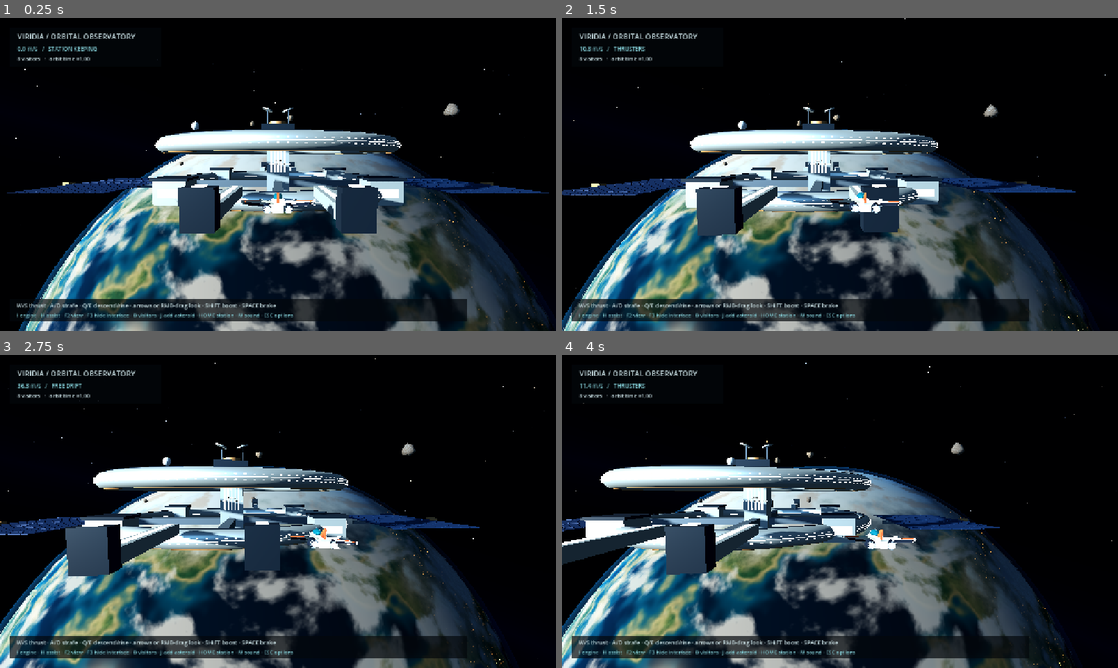
Above: before the commit, frames 1-4 (two rows, left to right).
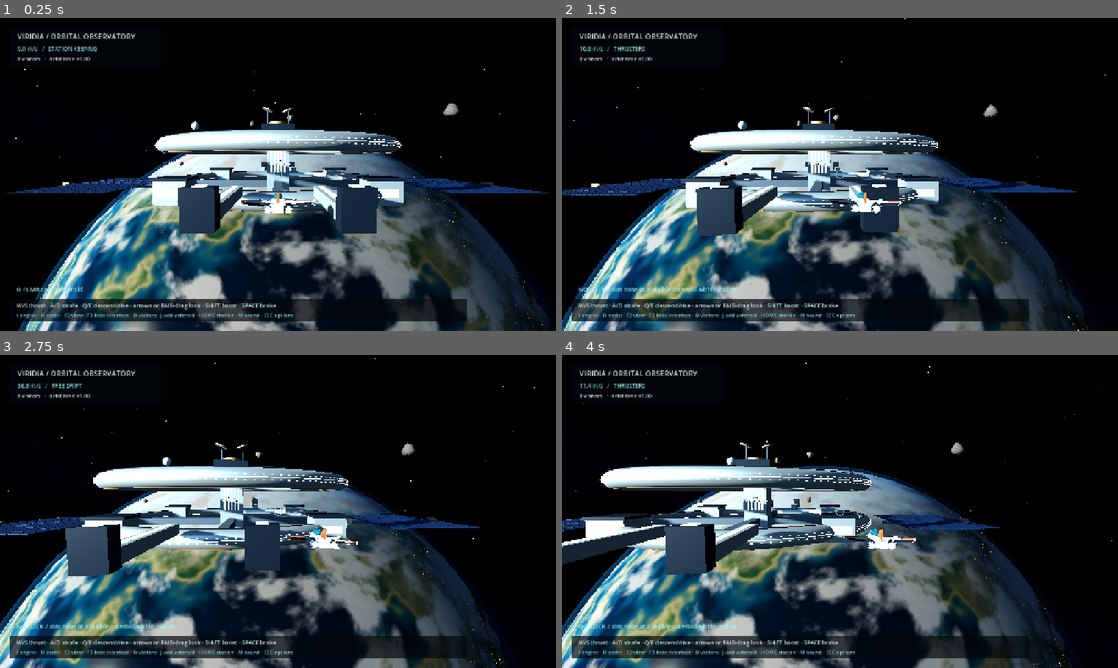
Above: after the commit, the same moments.

Repository: eyehaveewe-cyber/Foxlike
Game: Godot game, scene res://scenes/orbit_hub.tscn
Two runs of this game, one before a commit and one after it. Both use one fixed random seed, a clock stepped at 60 frames per second and the inputs below. This scene is started directly instead of the project's main scene.
Inputs (mouse positions are in pixels of both pictures, inside the frame that each line leads up to):
- Up to frame 1 (0.25 s): no input
- Up to frame 2 (1.5 s): tap Enter at 0.5 s; move the mouse to (962, 158) at 0.52 s; hold D 0.53-1.25 s; tap G at 0.6 s; click (962, 158) at 0.67 s; tap Space at 0.77, 1.07 s; tap R at 0.8 s; drag from (728, 190) to (812, 237) at 1.27 s
- Up to frame 3 (2.75 s): move the mouse to (333, 442) at 2.02 s; hold D from 2.03 s (still down); tap H at 2.1 s; click (333, 442) at 2.17 s; tap G at 2.3 s
- Up to frame 4 (4 s): release D at 2.75 s; drag from (812, 574) to (673, 464) at 2.77 s; move the mouse to (1006, 558) at 3.52 s; hold A from 3.53 s (still down); tap R at 3.6 s; click (1006, 558) at 3.67 s; tap Space at 3.77 s; tap H at 3.8 s

The runs differ from the first frame. In frame 1, 0.1% of the frame differs, in the area x 3-51%, y 48-88%; in frame 2, 0.2%; in frame 3, 0.2%; in frame 4, 0.2%.

Commit message:
Add charged light lance for tethering and flinging orbital asteroids

Diff:
--- a/scripts/orbit/orbit_asteroids.gd
+++ b/scripts/orbit/orbit_asteroids.gd
@@ -84,7 +84,11 @@
 		var remaining := dt
 		while remaining>.000001:
 			var h := minf(remaining,1.0/120.0)
-			visitor.velocity += acceleration(visitor.position,visitor.velocity)*h
+			var force := acceleration(visitor.position,visitor.velocity)
+			if visitor.has("tether_anchor"):
+				# Damped spring accelerates the real body instead of teleporting it.
+				force += ((visitor.tether_anchor-visitor.position)*3.0+(visitor.tether_velocity-visitor.velocity)*3.5).limit_length(220.0)
+			visitor.velocity += force*h
 			var next: Vector3 = visitor.position+visitor.velocity*h
 			if station!=null and station.blocked(visitor.position,next,float(visitor.radius)):
 				visitor.velocity *= -.8
--- a/scripts/orbit/orbit_hub.gd
+++ b/scripts/orbit/orbit_hub.gd
@@ -1,5 +1,6 @@
 extends Node3D
 ## A quiet local orbit with independent simulation and ship clocks.
+const Lance = preload("res://scripts/orbit/orbit_lance.gd")
 const Navigation = preload("res://scripts/orbit/orbit_navigation.gd")
 const Station = preload("res://scripts/orbit/orbit_station.gd")
 const Asteroids = preload("res://scripts/orbit/orbit_asteroids.gd")
@@ -11,6 +12,7 @@
 const PLANET_CENTER := Vector3(200,-5300,-6900)
 const PLANET_RADIUS := 6000.0
 const SUN_DIRECTION := Vector3(-.85,.22,.42)
+var lance: Node3D
 var navigation := Navigation.new()
 var station: Node3D
 var asteroids: Node3D
@@ -50,6 +52,8 @@
 	asteroids = Asteroids.new()
 	add_child(asteroids)
 	asteroids.setup()
+	lance = Lance.new()
+	add_child(lance)
 	ship = Ship.new()
 	add_child(ship)
 	ship.setup("player",Color("d8e5eb"))
@@ -138,6 +142,8 @@
 	_sphere(230.0,SUN_DIRECTION.normalized()*22000.0,sun_material,48,24)
 
 func _unhandled_input(event: InputEvent) -> void:
+	if event is InputEventMouseButton and event.button_index==MOUSE_BUTTON_LEFT and event.pressed and not paused:
+		lance.trigger(navigation,asteroids,station)
 	if event is InputEventMouseButton and event.button_index==MOUSE_BUTTON_RIGHT:
 		Input.mouse_mode = Input.MOUSE_MODE_CAPTURED if event.pressed and not paused else Input.MOUSE_MODE_VISIBLE
 	if event is InputEventKey and event.pressed and not event.echo:
@@ -148,6 +154,10 @@
 				if paused: Input.mouse_mode = Input.MOUSE_MODE_VISIBLE
 			KEY_F11:
 				DisplayServer.window_set_mode(DisplayServer.WINDOW_MODE_WINDOWED if DisplayServer.window_get_mode()==DisplayServer.WINDOW_MODE_FULLSCREEN else DisplayServer.WINDOW_MODE_FULLSCREEN)
+			KEY_G:
+				if not paused: lance.trigger(navigation,asteroids,station)
+			KEY_R:
+				if not paused: lance.cancel()
 			KEY_I: navigation.engines_on = not navigation.engines_on
 			KEY_H:
 				navigation.assist = not navigation.assist
@@ -164,6 +174,8 @@
 			JOY_BUTTON_START:
 				paused = not paused
 				panel.visible = paused
+			JOY_BUTTON_A:
+				if not paused: lance.trigger(navigation,asteroids,station)
 			JOY_BUTTON_Y: navigation.assist = not navigation.assist
 			JOY_BUTTON_X: camera_mode = (camera_mode+1)%3
 			JOY_BUTTON_BACK: cinematic = not cinematic
@@ -205,8 +217,10 @@
 	moon.position = Vector3(-5400+sin(clock*.0006)*1100,1800+cos(clock*.0006)*250,-16000)
 	moon.rotation.y = clock*.0002
 	station.advance(dt*time_scale,clock)
+	lance.prepare(dt*time_scale,navigation,asteroids,station)
 	asteroids.advance(dt*time_scale,navigation.position,station)
 	navigation.advance(dt,request,station,asteroids.visitors if asteroids.enabled else [])
+	lance.update_beam(navigation)
 
 func _update_ship(dt: float) -> void:
 	ship.position = navigation.position
@@ -254,6 +268,7 @@
 	return asteroids.spawn(navigation.position)
 
 func return_to_station() -> void:
+	lance.cancel()
 	# Explicit user-requested reset, never a hidden boundary teleport.
 	navigation.reset()
 	camera_mode = 0
@@ -283,7 +298,7 @@
 	title.add_theme_font_size_override("font_size",26)
 	stack.add_child(title)
 	var note := Label.new()
-	note.text = "Linger at the observatory, drift over Viridia,\nor visit the outer asteroid field."
+	note.text = "Linger at the observatory, drift over Viridia,\nor visit the outer asteroid field.\nG / LMB: catch or fling. R: release. Controller A: lance."
 	stack.add_child(note)
 	_button(stack,"RESUME ORBIT",func(): paused = false; panel.hide())
 	_button(stack,"RETURN SHIP TO STATION / HOME",return_to_station)
@@ -331,6 +346,15 @@
 	surface.draw_string(font,Vector2(40,49)*factor,"VIRIDIA / ORBITAL OBSERVATORY",HORIZONTAL_ALIGNMENT_LEFT,-1,17*factor,color)
 	surface.draw_string(font,Vector2(40,76)*factor,"%.1f m/s   /   %s" % [navigation.velocity.length(),navigation.status],HORIZONTAL_ALIGNMENT_LEFT,-1,13*factor,Color("84cfd7"))
 	surface.draw_string(font,Vector2(40,98)*factor,"%d visitors   ·   orbit time ×%.2f" % [asteroids.visitors.size() if asteroids.enabled else 0,time_scale],HORIZONTAL_ALIGNMENT_LEFT,-1,12*factor,color)
+	var aim := size*.5
+	surface.draw_arc(aim,9*factor,0,TAU,24,Color("84cfd7"),1.5)
+	var target: Dictionary = lance.held if not lance.held.is_empty() else lance.candidate(navigation,asteroids,station)
+	if not target.is_empty() and not camera.is_position_behind(target.position):
+		var marker: Vector2 = camera.unproject_position(target.position)
+		surface.draw_arc(marker,18*factor,0,TAU,32,Color("9cfaff"),2.0)
+	var lance_text: String = "LANCE %.0f%% / G or LMB fling / R release" % (lance.charge*100.0) if not lance.held.is_empty() else lance.message
+	surface.draw_string(font,Vector2(38,size.y/factor-91)*factor,lance_text,HORIZONTAL_ALIGNMENT_LEFT,-1,14*factor,Color("9cfaff"))
+
 	surface.draw_style_box(plate,Rect2(Vector2(24,size.y/factor-75)*factor,Vector2(1050,53)*factor))
 	surface.draw_string(font,Vector2(38,size.y/factor-53)*factor,"W/S thrust · A/D strafe · Q/E descend/rise · arrows or RMB-drag look · SHIFT boost · SPACE brake",HORIZONTAL_ALIGNMENT_LEFT,-1,13*factor,color)
 	surface.draw_string(font,Vector2(38,size.y/factor-32)*factor,"I engine · H assist · F2 view · F3 hide interface · B visitors · J add asteroid · HOME station · M sound · ESC options",HORIZONTAL_ALIGNMENT_LEFT,-1,12*factor,Color("84cfd7"))
--- /dev/null
+++ b/scripts/orbit/orbit_lance.gd
@@ -0,0 +1,88 @@
+extends Node3D
+## A powered fantasy tether. Asteroid integration and collision remain authoritative.
+const RANGE := 700.0
+var held: Dictionary = {}
+var charge := 0.0
+var message := "G / LMB catch asteroid"
+var beam: MeshInstance3D
+
+func _ready() -> void:
+	beam = MeshInstance3D.new()
+	var cylinder := CylinderMesh.new()
+	cylinder.top_radius = .28
+	cylinder.bottom_radius = .6
+	cylinder.radial_segments = 8
+	beam.mesh = cylinder
+	var material := StandardMaterial3D.new()
+	material.shading_mode = BaseMaterial3D.SHADING_MODE_UNSHADED
+	material.albedo_color = Color("9cfaff")
+	material.emission_enabled = true
+	material.emission = Color("49dfff")
+	material.emission_energy_multiplier = 3.0
+	beam.material_override = material
+	beam.cast_shadow = GeometryInstance3D.SHADOW_CASTING_SETTING_OFF
+	add_child(beam)
+	beam.hide()
+
+func candidate(nav: RefCounted, field: Node3D, station: Node3D) -> Dictionary:
+	var best: Dictionary = {}
+	var score := -INF
+	if not field.enabled: return best
+	var forward: Vector3 = -nav.basis().z
+	for rock in field.visitors:
+		if float(rock.age)<5.0: continue
+		var offset: Vector3 = rock.position-nav.position
+		var distance := offset.length()
+		if distance>RANGE or distance<float(rock.radius)+12.0: continue
+		var alignment := forward.dot(offset.normalized())
+		if alignment<.94: continue
+		if station.blocked(nav.position,rock.position,.5): continue
+		var value := alignment*1000.0-distance*.05
+		if value>score:
+			best = rock
+			score = value
+	return best
+
+func trigger(nav: RefCounted, field: Node3D, station: Node3D) -> void:
+	if not held.is_empty():
+		var forward: Vector3 = -nav.basis().z
+		var swing: Vector3 = (held.velocity-nav.velocity).limit_length(140.0)
+		held.velocity = nav.velocity+forward*lerpf(120.0,320.0,charge)+swing*.7
+		message = "FLUNG / %.0f m/s" % held.velocity.length()
+		cancel()
+		return
+	held = candidate(nav,field,station)
+	charge = 0.0
+	message = "LANCE LOCKED / G or LMB to fling" if not held.is_empty() else "NO LOCK / aim nose at a visible asteroid within 700 m"
+
+func cancel() -> void:
+	if not held.is_empty(): held.erase("tether_anchor")
+	held = {}
+	charge = 0.0
+	if is_instance_valid(beam): beam.hide()
+
+func prepare(dt: float, nav: RefCounted, field: Node3D, station: Node3D) -> void:
+	if held.is_empty(): return
+	if not field.enabled or not field.visitors.has(held) or not is_instance_valid(held.node):
+		cancel()
+		return
+	if nav.position.distance_to(held.position)>RANGE*1.3 or station.blocked(nav.position,held.position,.5):
+		message = "TETHER BROKEN / cover or range"
+		cancel()
+		return
+	charge = minf(1.0,charge+dt/2.0)
+	held.tether_anchor = nav.position-nav.basis().z*(70.0+float(held.radius))
+	held.tether_velocity = nav.velocity
+	# Keep a held visitor alive; release returns it to the ordinary lifetime clock.
+	held.life = maxf(float(held.life),float(held.age)+20.0)
+
+func update_beam(nav: RefCounted) -> void:
+	if held.is_empty():
+		beam.hide()
+		return
+	var start: Vector3 = nav.position-nav.basis().z*6.0
+	var offset: Vector3 = held.position-start
+	beam.position = start+offset*.5
+	beam.basis = Basis(Quaternion(Vector3.UP,offset.normalized()))
+	beam.scale = Vector3(1.0+charge,offset.length()*.5,1.0+charge)
+	beam.show()
--- a/tests/orbit_smoke.gd
+++ b/tests/orbit_smoke.gd
@@ -133,6 +133,37 @@
 				remaining -= h
 		positions.append(point)
 	check(positions[0].distance_to(positions[2])<.1,"Newtonian integration agrees within ten centimetres at 30 and 144 FPS over thirty seconds")
+	for rock in hub.asteroids.visitors: rock.node.queue_free()
+	hub.asteroids.visitors.clear()
+	hub.time_scale = 1.0
+	hub.navigation.position = Vector3(500,400,900)
+	hub.navigation.heading = 0.0
+	hub.navigation.pitch = 0.0
+	hub.navigation.velocity = Vector3.ZERO
+	hub.asteroids.spawn(hub.navigation.position,true,Vector3(500,400,450))
+	var captured: Dictionary = hub.asteroids.visitors.back()
+	hub.lance.trigger(hub.navigation,hub.asteroids,hub.station)
+	check(hub.lance.held==captured,"Lance acquires a mature asteroid ahead of the nose")
+	var catch_start: Vector3 = captured.position
+	for i in range(60): hub.simulate(.05,{})
+	check(captured.position.distance_to(catch_start)>200 and captured.position.distance_to(hub.navigation.position)>float(captured.radius)+25,"Spring reels the real asteroid toward the ship while preserving stand-off")
+	check(hub.lance.charge==1.0 and hub.lance.beam.visible,"Held lance charges fully and displays its world-space tether")
+	hub.navigation.engines_on = false
+	hub.navigation.velocity = Vector3(10,0,0)
+	var launch_position: Vector3 = captured.position
+	hub.lance.trigger(hub.navigation,hub.asteroids,hub.station)
+	check(hub.lance.held.is_empty() and not captured.has("tether_anchor") and captured.velocity.z< -280,"Charged fling detaches the spring and adds fantasy forward momentum")
+	hub.simulate(.25,{})
+	check(captured.position.z<launch_position.z-60,"Flung asteroid continues through the existing Newtonian integrator")
+	hub.lance.trigger(hub.navigation,hub.asteroids,hub.station)
+	hub.asteroids.set_enabled(false)
+	hub.lance.prepare(.1,hub.navigation,hub.asteroids,hub.station)
+	check(hub.lance.held.is_empty() and not captured.has("tether_anchor"),"Disabling visitors safely releases a latched asteroid")
+	hub.asteroids.set_enabled(true)
+	hub.return_to_station()
+	captured.position = Vector3(0,12,-500)
+	captured.node.position = captured.position
+	check(hub.lance.candidate(hub.navigation,hub.asteroids,hub.station).is_empty(),"Solid station cover prevents a lance lock through the hull")
 	# Verify normal return navigation without writing campaign progression.
 	var back: Button
 	for node in hub.panel.find_children("*","Button",true,false):
--- a/tests/render_orbit.gd
+++ b/tests/render_orbit.gd
@@ -49,6 +49,21 @@
 			await process_frame
 			await RenderingServer.frame_post_draw
 			root.get_texture().get_image().save_png(OUTPUT+"/frames/frame-%04d.png" % frame)
+	for rock in hub.asteroids.visitors: rock.node.queue_free()
+	hub.asteroids.visitors.clear()
+	hub.return_to_station()
+	hub.navigation.position = Vector3(500,400,900)
+	hub.asteroids.spawn(hub.navigation.position,true,Vector3(500,400,450))
+	hub.lance.trigger(hub.navigation,hub.asteroids,hub.station)
+	hub.time_scale = 1.0
+	for frame in range(60): hub.simulate(.05,{})
+	hub.camera_mode = 0
+	hub.cinematic = false
+	hub._update_ship(0)
+	hub._update_camera(1,true)
+	hub.hud.queue_redraw()
+	await picture("06-light-lance")
+
 	hub.cinematic = false
 	hub.paused = true
 	hub.panel.show()
Binary file added: docs/previews/orbit-light-lance.png
Not shown, added: scripts/orbit/orbit_lance.gd.uid
Not shown, changed: PROGRESS.md
Not shown, changed: README.md
Not shown, changed: docs/VERIFICATION.md
